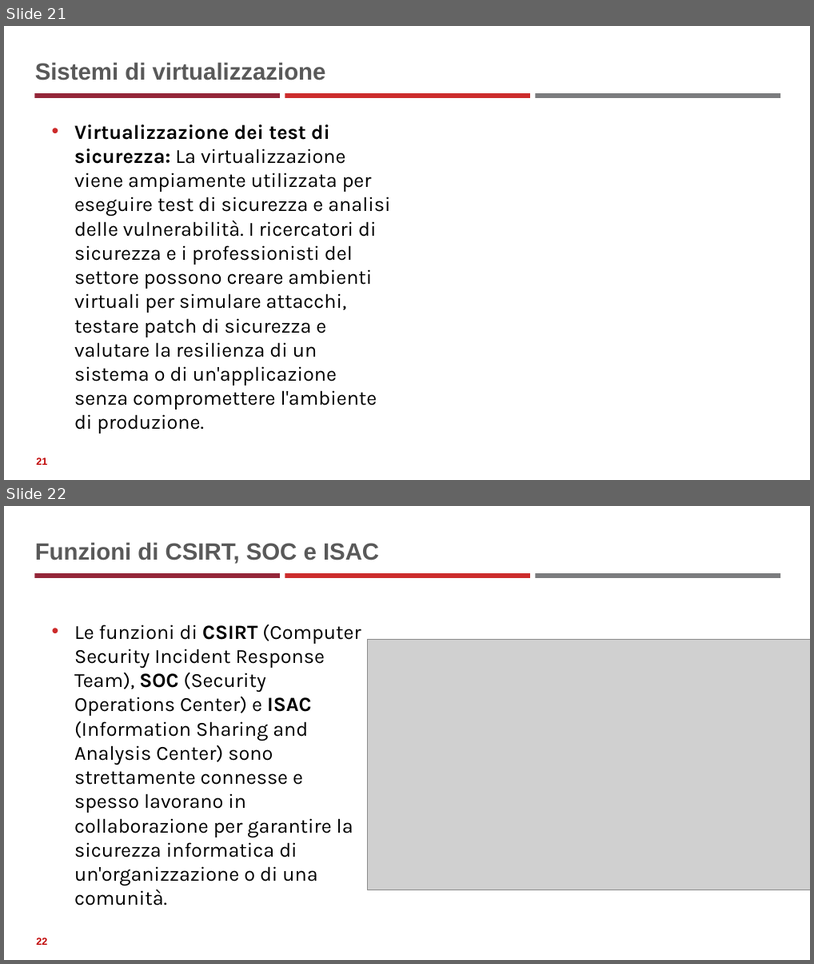
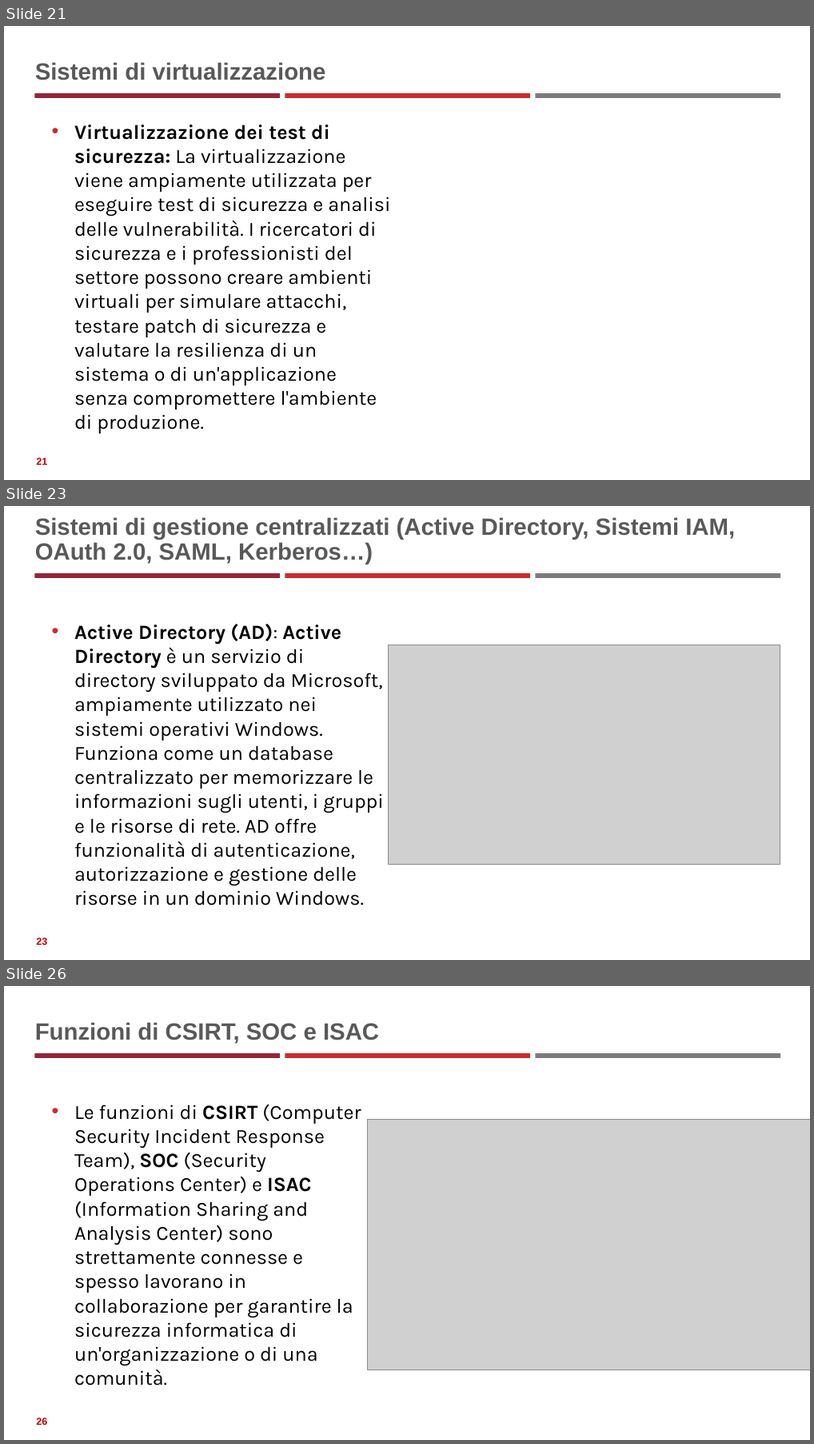
Before and after one commit to neural1977/data_science_interview_material, a slide deck: Cybersecurity/Fondamenti_di_Cybersicurezza.pptx. Shown one above the other, each under a label of ours: slides 21 and 22 before the commit, slides 21, 23 and 26 after it; the slides between them are not shown. The pictures are 814x964 and 814x1444 pixels, drawn with LibreOffice and Linux fonts; fonts in the diff are those of the drawing; grey boxes stand for pictures. Boxes give left, top, right and bottom in pixels: in the first picture for what was removed or moved away, otherwise in the second. Text is boxed around its words. In the diff, an @@ line names an element or a change of style, - is before the commit and + after.

```diff
--- a/Cybersecurity/Fondamenti_di_Cybersicurezza.pptx
+++ b/Cybersecurity/Fondamenti_di_Cybersicurezza.pptx
@@ slide 23 added at <box>4,506,810,960</box>, background #FFFFFF; not listed: 3 template elements that a slide beside it also shows @@
@@ title added at <box>35,517,735,564</box>, 28 pt, text #595959, bold @@
+Sistemi di gestione centralizzati (Active Directory, Sistemi IAM, OAuth 2.0, SAML, Kerberos…)
@@ text added at <box>74,624,384,905</box>, 24 pt, text #000000 @@
+• Active Directory (AD): Active Directory è un servizio di directory sviluppato da Microsoft, ampiamente utilizzato nei sistemi operativi Windows. Funziona come un database centralizzato per memorizzare le informazioni sugli utenti, i gruppi e le risorse di rete. AD offre funzionalità di autenticazione, autorizzazione e gestione delle risorse in un dominio Windows.
@@ picture added at <box>388,644,780,864</box> @@
@@ page number added at <box>36,937,47,944</box>, 12 pt, text #C00000, bold @@
+23
@@ what was slide 22 is now slide 26 @@
@@ page number at <box>36,1417,47,1424</box>: text changed @@
-22
+26
```
Also in this commit, not shown: 3 other slides added, 1 other file.
